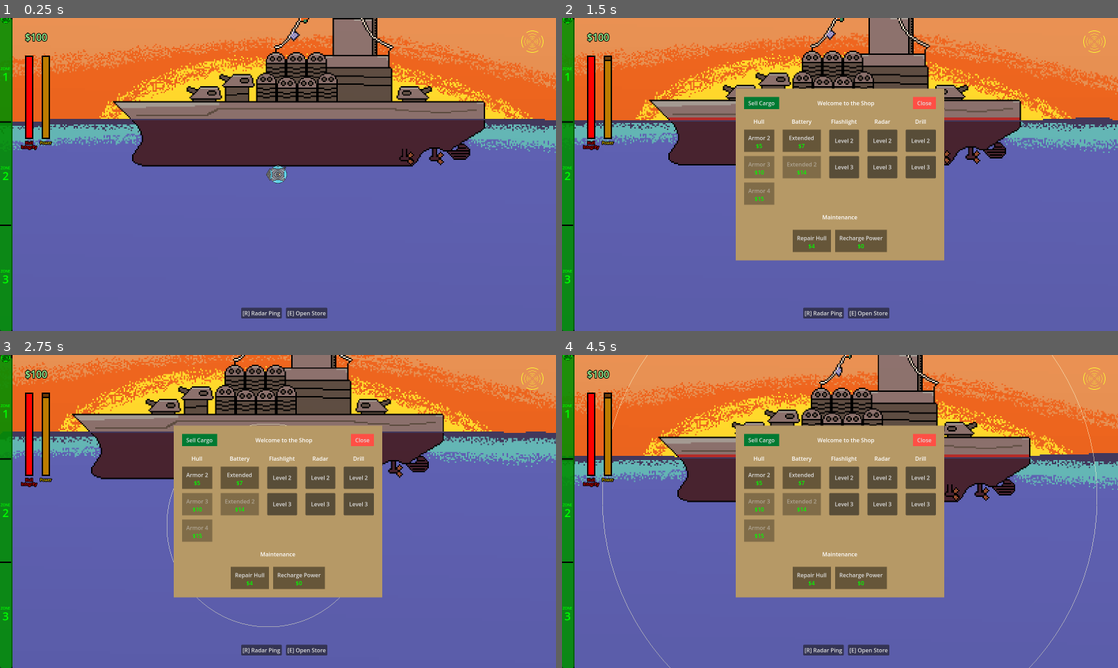
Above: before the commit, frames 1-4 (two rows, left to right).
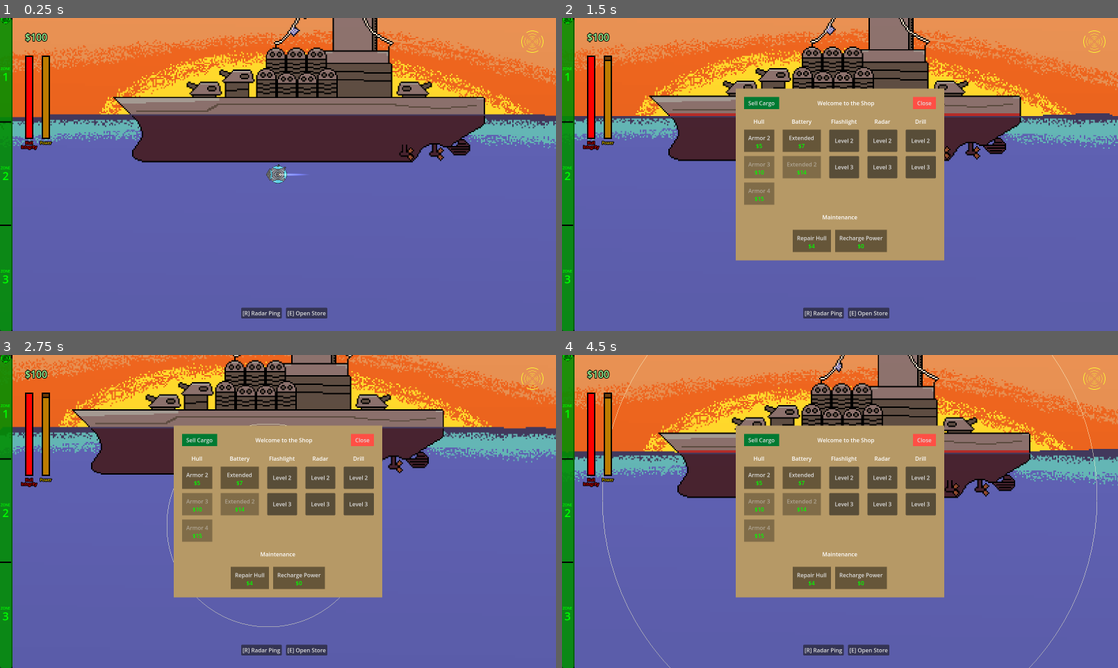
Above: after the commit, the same moments.

Repository: deruitda/ludum-dare-57
Game: Godot game, scene res://scenes/main.tscn
Same seed, same stepped clock (60 frames per second), same inputs: the game is played once before the commit and once after it.
Inputs:
- Up to frame 1 (0.25 s): no input
- Up to frame 2 (1.5 s): tap Enter at 0.5 s; hold D (move_right) 0.53-1.28 s; tap R at 0.6 s; hold S (move_down) from 1.28 s (still down); tap E at 1.35 s
- Up to frame 3 (2.75 s): release S (move_down) at 2.03 s; hold D (move_right) from 2.03 s (still down); tap F at 2.1 s
- Up to frame 4 (4.5 s): release D (move_right) at 2.78 s; hold W (move_up) 2.78-3.53 s; tap R at 2.85 s; hold A (move_left) from 3.53 s (still down); tap E at 3.6 s; tap F at 4.35 s

The runs differ from the first frame. In frame 1, 14% of the frame differs, in the area x 0-100%, y 0-51%; in frame 2, 11%; in frame 3, 12%; in frame 4, 11%.

Commit message:
sub light and gravity

Diff:
--- a/scenes/core/velocity_component.gd
+++ b/scenes/core/velocity_component.gd
@@ -35,6 +35,9 @@
 			velocity.y = 0.0
 
 
+func apply_gravity(delta: float):
+	velocity.y += (9.8 * GameState.PIXEL_SIZE * delta)
+
 func do_character_move(character_body: CharacterBody2D):
 
 	character_body.velocity = velocity
--- a/scenes/submarine/submarine.tscn
+++ b/scenes/submarine/submarine.tscn
@@ -12,6 +12,8 @@
 [ext_resource type="PackedScene" uid="uid://c4my6omyv1qkl" path="res://scenes/submarine/battery/battery.tscn" id="9_roe7p"]
 [ext_resource type="Script" uid="uid://b6lu3wcrtuet7" path="res://scenes/submarine/move_to_center_component.gd" id="11_8xtpu"]
 [ext_resource type="PackedScene" uid="uid://chdm7yhy0aeyf" path="res://scenes/submarine/flashlight/flashlight.tscn" id="12_wr4gp"]
+[ext_resource type="Texture2D" uid="uid://b0ne80qh4r07n" path="res://scenes/submarine/sub_light.png" id="13_6kx6w"]
+[ext_resource type="Texture2D" uid="uid://bbeseyw315hnj" path="res://scenes/submarine/jet_light.png" id="13_7x5j0"]
 
 [sub_resource type="CircleShape2D" id="CircleShape2D_77ovh"]
 radius = 27.0185
@@ -95,4 +97,18 @@
 position = Vector2(1.25, -60)
 battery = NodePath("../Battery")
 
+[node name="ShipLight" type="PointLight2D" parent="."]
+position = Vector2(-4.0625, -2.5)
+scale = Vector2(1.31836, 1.16374)
+enabled = false
+color = Color(0.54076, 0.614041, 0.89648, 1)
+energy = 0.0
+texture = ExtResource("13_6kx6w")
+
+[node name="JetLight" type="PointLight2D" parent="."]
+position = Vector2(0.791818, 0)
+scale = Vector2(0.22749, 0.0878906)
+texture = ExtResource("13_7x5j0")
+offset = Vector2(257.025, 0)
+
 [connection signal="timeout" from="MoveToCenterComponent/MoveToCenterCountdownTimer" to="MoveToCenterComponent" method="_on_move_to_center_countdown_timer_timeout"]
--- a/scenes/submarine/submarine_body.gd
+++ b/scenes/submarine/submarine_body.gd
@@ -13,6 +13,7 @@
 @onready var direction_input: Vector2 = Vector2.ZERO
 @onready var jet_light: PointLight2D = $JetLight
 @onready var battery: Battery = $Battery
+@onready var ship_light: PointLight2D = $ShipLight
 
 var min_light_energy = 1.0
 var max_light_energy = 5.0
@@ -22,38 +23,57 @@
 	current_depth = global_position.y / GameState.PIXEL_SIZE
 
 	SignalBus.set_current_depth.emit(current_depth)
+func _physics_process(delta: float):
+	apply_rotation()
 
-func _physics_process(delta: float):
-	drill.set_current_input_direction(direction_input)
+	if current_depth < 0.4:
+		velocity_component.apply_gravity(delta)
+	else:
+		apply_depth_effects()
+		drill.set_current_input_direction(direction_input)
 
-	move_to_center_component.set_current_position_value(global_position)
-	move_to_center_component.set_current_velocity(velocity)
+		move_to_center_component.set_current_position_value(global_position)
+		move_to_center_component.set_current_velocity(velocity)
 
-	if drill.is_actively_drilling:
-		move_to_center_component.set_current_input_direction(Vector2.ZERO)
-		move_to_center_component.set_must_move_to_center()
-	else:
-		var edge_directions: Array[Vector2] = edge_detector.get_edge_directions()
-		for edge_direction in edge_directions:
-			velocity_component.set_collision_direction(edge_direction)
+		if drill.is_actively_drilling:
+			move_to_center_component.set_current_input_direction(Vector2.ZERO)
+			move_to_center_component.set_must_move_to_center()
+		else:
+			var edge_directions: Array[Vector2] = edge_detector.get_edge_directions()
+			for edge_direction in edge_directions:
+				velocity_component.set_collision_direction(edge_direction)
 
-			if edge_directions.size() > 0:
-				move_to_center_component.set_must_move_to_center()
-		move_to_center_component.set_current_input_direction(direction_input)
+				if edge_directions.size() > 0:
+					move_to_center_component.set_must_move_to_center()
+			move_to_center_component.set_current_input_direction(direction_input)
 
-	hull.update_depth(current_depth, delta)
-	GameState.update_depth(current_depth)
-	modulate_jet_light()
-	apply_rotation()
-	velocity_component.set_current_rotation(rotation_degrees)
+		hull.update_depth(current_depth, delta)
+		GameState.update_depth(current_depth)
+		modulate_jet_light()
+		apply_rotation()
+		velocity_component.set_current_rotation(rotation_degrees)
 
-	if move_to_center_component.is_currently_centering:
-		var move_to_center_velocity: Vector2 = move_to_center_component.get_velocity_to_center()
-		velocity_component.set_velocity(move_to_center_velocity)
-	elif not drill.is_actively_drilling:
-		velocity_component.apply_move(direction_input, delta)
+		if move_to_center_component.is_currently_centering:
+			var move_to_center_velocity: Vector2 = move_to_center_component.get_velocity_to_center()
+			velocity_component.set_velocity(move_to_center_velocity)
+		elif not drill.is_actively_drilling:
+			velocity_component.apply_move(direction_input, delta)
 
 	velocity_component.do_character_move(self)
+
+func apply_depth_effects():
+	apply_ship_light()
+
+
+func apply_ship_light():
+	if current_depth >= 20:
+		ship_light.enabled = true
+		var energy = ship_light.energy
+		var lerped = lerp(energy, max_light_energy, 0.1)
+		ship_light.energy = lerped
+	else:
+		ship_light.enabled = false
+		ship_light.energy = 0
 
 func do_respawn():
 	if checkpoint:
Binary file added: assets/aseprite_files/sub_light.aseprite
Binary file added: scenes/submarine/sub_light.png
Not shown, added: scenes/submarine/sub_light.png.import
Not shown: 1 places in scenes/submarine/submarine.tscn that only renumber resources
